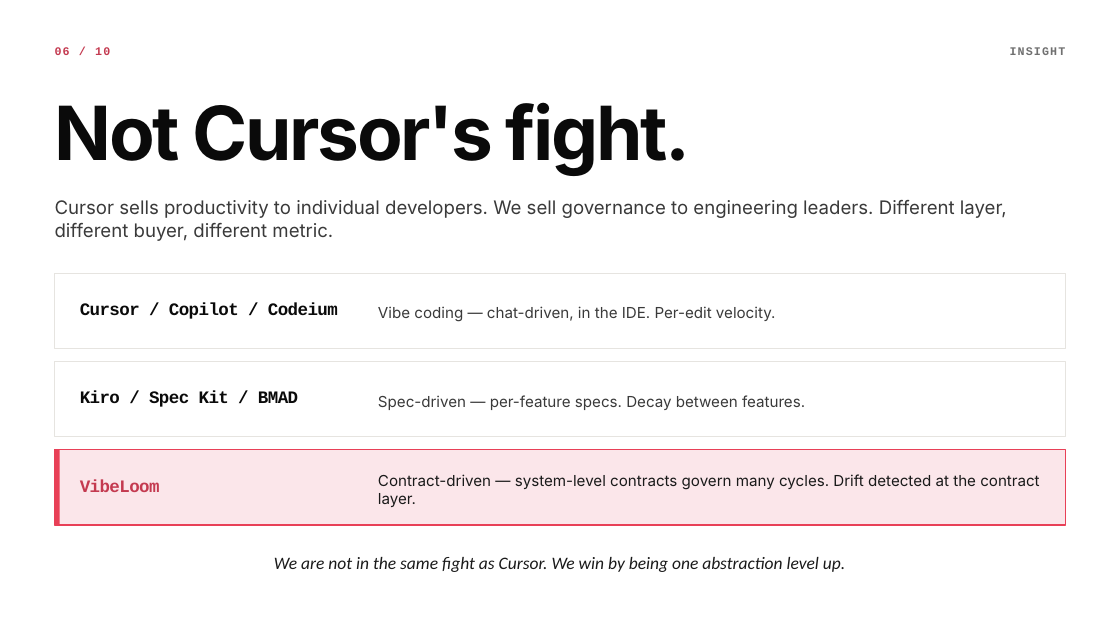
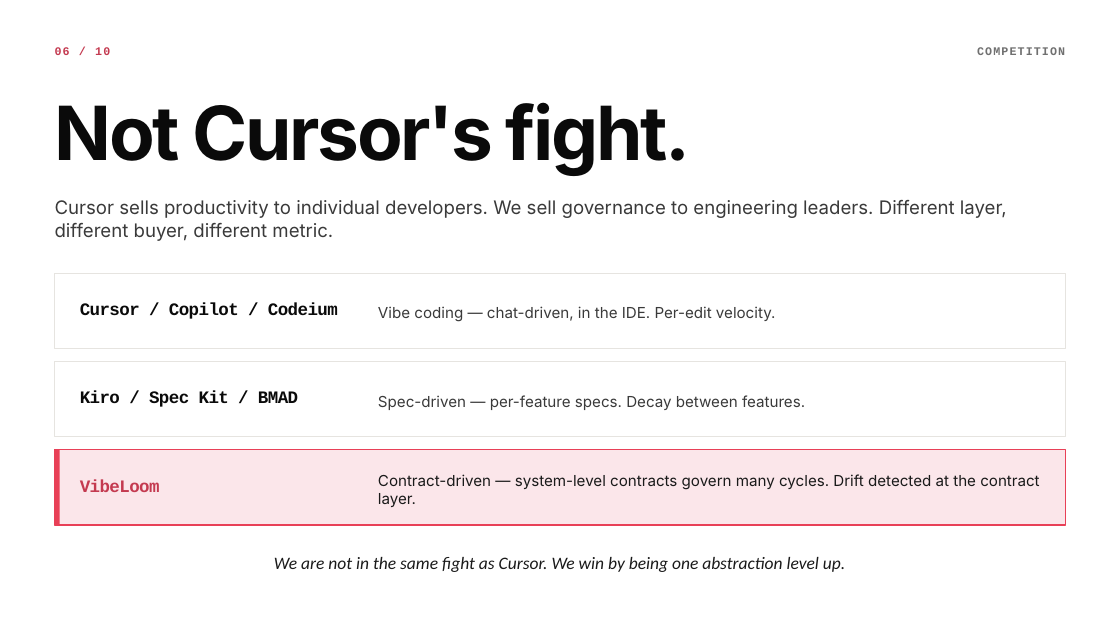
Before and after one commit to dahans-msft2/vibeloom-copilot-cli, a slide deck: slide 6 of v03/pitch-deck.pptx. Drawn at 1120x630 pixels with LibreOffice and Linux fonts; fonts in the diff are those of the drawing. Boxes give left, top, right and bottom in pixels: in the first picture for what was removed or moved away, otherwise in the second. Text is boxed around its words. In the diff, an @@ line names an element or a change of style, - is before the commit and + after.

```diff
--- a/v03/pitch-deck.pptx
+++ b/v03/pitch-deck.pptx
@@ text at <box>977,47,1065,55</box>: text changed @@
-INSIGHT
+COMPETITION
```
Also in this commit, not shown: 6 other slides changed, 3 other files.
